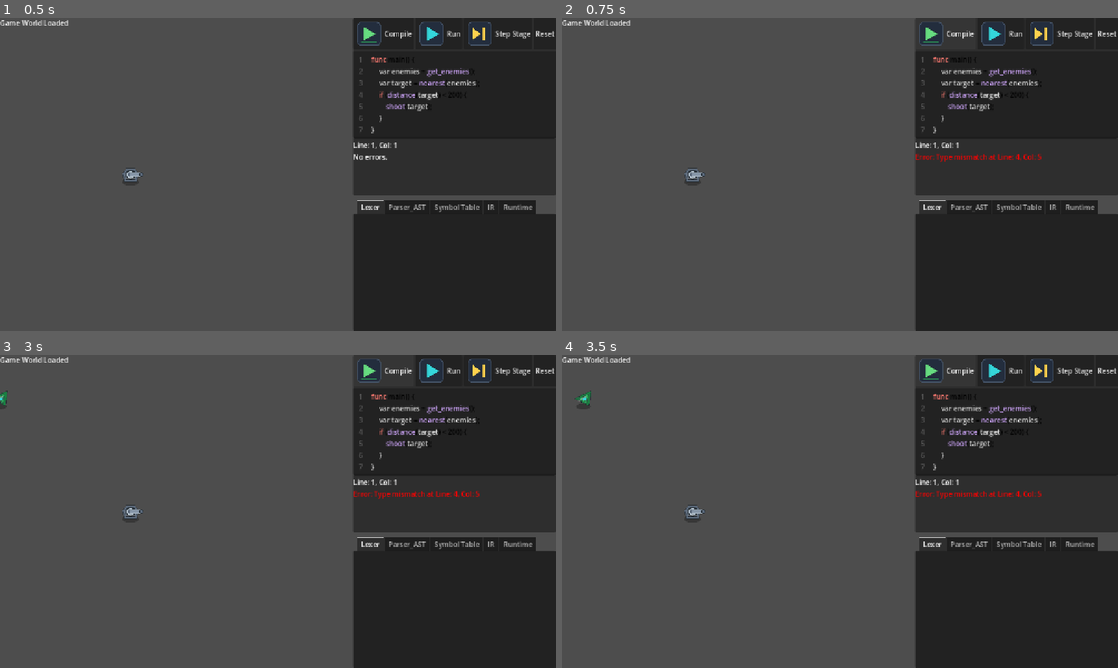
Above: before the commit, frames 1-4 (two rows, left to right).
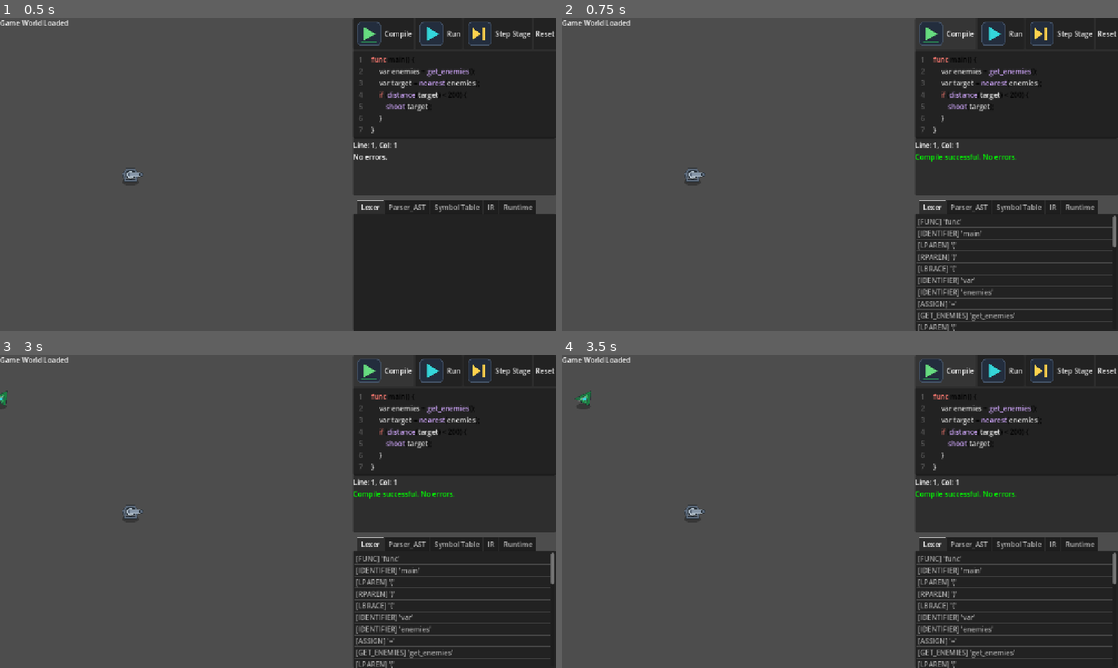
Above: after the commit, the same moments.

Repository: abdullahazharkhan/turret-script
Game: Godot game, scene res://scenes/main.tscn
Same seed, same stepped clock (60 frames per second), same inputs: the game is played once before the commit and once after it. Before the commit the project starts from res://scenes/entities/turret.tscn.
Inputs:
- Up to frame 1 (0.5 s): no input
- Up to frame 2 (0.75 s): click "Compile" at 0.5 s
- Up to frame 3 (3 s): click "Run" at 1.25 s; click "Step Stage" at 2 s; click "Compile" at 2.75 s
- Up to frame 4 (3.5 s): no input

Frame 1 is identical in both runs. In frame 2, 2.4% of the frame differs, in the area x 63-100%, y 43-100%; in frame 3, 2.4%; in frame 4, 2.4%.

Commit message:
Lexer stage

Diff:
--- a/project.godot
+++ b/project.godot
@@ -11,7 +11,7 @@
 [application]
 
 config/name="TurretScript"
-run/main_scene="uid://d4e5f6g7h8jaj"
+run/main_scene="res://scenes/main.tscn"
 config/features=PackedStringArray("4.6", "Forward Plus")
 config/icon="res://icon.svg"
 
@@ -29,4 +29,3 @@
 [rendering]
 
 rendering_device/driver.windows="d3d12"
-run/main_scene="res://scenes/main.tscn"
--- a/scenes/entities/enemy.tscn
+++ b/scenes/entities/enemy.tscn
@@ -1,7 +1,7 @@
-[gd_scene load_steps=4 format=3 uid="uid://d3j5kl2mn4op"]
+[gd_scene load_steps=4 format=3]
 
 [ext_resource type="Script" path="res://scripts/entities/enemy.gd" id="1_enemy"]
-[ext_resource type="Texture2D" uid="uid://enemy_scout" path="res://assets/sprites/enemies/enemy_scout.png" id="2_esprite"]
+[ext_resource type="Texture2D" path="res://assets/sprites/enemies/enemy_scout.png" id="2_esprite"]
 
 [sub_resource type="CircleShape2D" id="CircleShape2D_enm"]
 radius = 16.0
--- a/scenes/entities/projectile.tscn
+++ b/scenes/entities/projectile.tscn
@@ -1,7 +1,7 @@
-[gd_scene load_steps=4 format=3 uid="uid://e4k6lm3no5pq"]
+[gd_scene load_steps=4 format=3]
 
 [ext_resource type="Script" path="res://scripts/entities/projectile.gd" id="1_proj"]
-[ext_resource type="Texture2D" uid="uid://proj_basic" path="res://assets/sprites/projectiles/basic.png" id="2_psprite"]
+[ext_resource type="Texture2D" path="res://assets/sprites/projectiles/basic.png" id="2_psprite"]
 
 [sub_resource type="CircleShape2D" id="CircleShape2D_proj"]
 radius = 8.0
--- a/scenes/entities/turret.tscn
+++ b/scenes/entities/turret.tscn
@@ -1,8 +1,8 @@
-[gd_scene load_steps=4 format=3 uid="uid://f5l7mn4op6qr"]
+[gd_scene load_steps=4 format=3]
 
 [ext_resource type="Script" path="res://scripts/entities/turret.gd" id="1_turr"]
-[ext_resource type="Texture2D" uid="uid://turret_base" path="res://assets/sprites/turrets/turret_base.png" id="2_tbase"]
-[ext_resource type="Texture2D" uid="uid://turret_barrel" path="res://assets/sprites/turrets/turret_barrel.png" id="3_tbarr"]
+[ext_resource type="Texture2D" path="res://assets/sprites/turrets/turret_base.png" id="2_tbase"]
+[ext_resource type="Texture2D" path="res://assets/sprites/turrets/turret_barrel.png" id="3_tbarr"]
 
 [node name="Turret" type="Node2D"]
 script = ExtResource("1_turr")
--- a/scenes/game_world.tscn
+++ b/scenes/game_world.tscn
@@ -1,7 +1,7 @@
-[gd_scene load_steps=4 format=3 uid="uid://bd38h0c5fyy1c"]
+[gd_scene load_steps=4 format=3]
 
 [ext_resource type="Script" path="res://scripts/game_world.gd" id="1_gw"]
-[ext_resource type="PackedScene" uid="uid://f5l7mn4op6qr" path="res://scenes/entities/turret.tscn" id="2_turr"]
+[ext_resource type="PackedScene" path="res://scenes/entities/turret.tscn" id="2_turr"]
 
 [sub_resource type="Curve2D" id="Curve2D_gw"]
 _data = {
--- a/scenes/main.tscn
+++ b/scenes/main.tscn
@@ -1,10 +1,13 @@
-[gd_scene load_steps=4 format=3 uid="uid://d4e5f6g7h8i9j"]
+[gd_scene load_steps=4 format=3]
 
-[ext_resource type="PackedScene" uid="uid://bd38h0c5fyy1c" path="res://scenes/game_world.tscn" id="1_kw4c5"]
-[ext_resource type="PackedScene" uid="uid://cw2s7b1j3w6xx" path="res://scenes/ui/ide_panel.tscn" id="2_djdhe"]
-[ext_resource type="PackedScene" uid="uid://xcy3f2h0a7dd" path="res://scenes/ui/compiler_pipeline_panel.tscn" id="3_oe9fd"]
+[ext_resource type="PackedScene" path="res://scenes/game_world.tscn" id="1_kw4c5"]
+[ext_resource type="PackedScene" path="res://scenes/ui/ide_panel.tscn" id="2_djdhe"]
+[ext_resource type="PackedScene" path="res://scenes/ui/compiler_pipeline_panel.tscn" id="3_oe9fd"]
+
+[ext_resource type="Script" path="res://scripts/main.gd" id="1_main"]
 
 [node name="Main" type="Node"]
+script = ExtResource("1_main")
 
 [node name="GameWorld" parent="." instance=ExtResource("1_kw4c5")]
 
--- a/scenes/ui/compiler_pipeline_panel.tscn
+++ b/scenes/ui/compiler_pipeline_panel.tscn
@@ -1,4 +1,4 @@
-[gd_scene format=3 uid="uid://xcy3f2h0a7dd"]
+[gd_scene format=3]
 
 [node name="CompilerPipelinePanel" type="TabContainer"]
 anchors_preset = 15
--- a/scenes/ui/ide_panel.tscn
+++ b/scenes/ui/ide_panel.tscn
@@ -1,9 +1,9 @@
-[gd_scene load_steps=5 format=3 uid="uid://cw2s7b1j3w6xx"]
+[gd_scene load_steps=5 format=3]
 
 [ext_resource type="Script" path="res://scripts/ui/ide_panel.gd" id="1_a2b3c"]
-[ext_resource type="Texture2D" uid="uid://icon_compile" path="res://assets/ui/icons/icon_compile.png" id="2_icomp"]
-[ext_resource type="Texture2D" uid="uid://icon_run" path="res://assets/ui/icons/icon_run.png" id="3_irun"]
-[ext_resource type="Texture2D" uid="uid://icon_step" path="res://assets/ui/icons/icon_step.png" id="4_istep"]
+[ext_resource type="Texture2D" path="res://assets/ui/icons/icon_compile.png" id="2_icomp"]
+[ext_resource type="Texture2D" path="res://assets/ui/icons/icon_run.png" id="3_irun"]
+[ext_resource type="Texture2D" path="res://assets/ui/icons/icon_step.png" id="4_istep"]
 
 [node name="IDEPanel" type="PanelContainer"]
 anchors_preset = 15
--- /dev/null
+++ b/scripts/compiler/compiler.gd
@@ -0,0 +1,20 @@
+# Compiler — orchestrates the pipeline stages
+extends RefCounted
+
+const LexerScript = preload("res://scripts/compiler/lexer.gd")
+const ResultScript = preload("res://scripts/compiler/data/compiler_result.gd")
+
+var lexer
+
+func _init():
+	lexer = LexerScript.new()
+
+func compile(source: String):
+	var result = ResultScript.new()
+	var tokens = lexer.tokenize(source)
+
+	result.tokens = tokens
+	result.diagnostics = lexer.diagnostics
+	result.success = result.diagnostics.size() == 0
+
+	return result
--- /dev/null
+++ b/scripts/compiler/data/compiler_result.gd
@@ -0,0 +1,6 @@
+# CompilerResult — no class_name to avoid resolver chains
+extends RefCounted
+
+var success: bool = false
+var tokens: Array = []
+var diagnostics: Array = []
--- /dev/null
+++ b/scripts/compiler/data/diagnostic.gd
@@ -0,0 +1,19 @@
+# Diagnostic — no class_name to avoid resolver chains
+extends RefCounted
+
+const LVL_INFO = 0
+const LVL_WARN = 1
+const LVL_ERROR = 2
+
+var level: int
+var message: String
+var span # SourceSpan instance
+
+func _init(l: int, msg: String, s):
+	level = l
+	message = msg
+	span = s
+
+func as_string() -> String:
+	var prefix = "Error" if level == LVL_ERROR else ("Warn" if level == LVL_WARN else "Info")
+	return "%s: %s at %s" % [prefix, message, span.as_string()]
--- /dev/null
+++ b/scripts/compiler/data/source_span.gd
@@ -0,0 +1,16 @@
+# SourceSpan — no class_name to avoid resolver chains
+extends RefCounted
+
+var line: int
+var column: int
+var start_index: int
+var end_index: int
+
+func _init(l: int, c: int, start: int, end_idx: int):
+	line = l
+	column = c
+	start_index = start
+	end_index = end_idx
+
+func as_string() -> String:
+	return "L%d:C%d" % [line, column]
--- /dev/null
+++ b/scripts/compiler/data/token.gd
@@ -0,0 +1,18 @@
+# Token — no class_name to avoid resolver chains
+extends RefCounted
+
+const TT = preload("res://scripts/compiler/data/token_type.gd")
+
+var type: int
+var lexeme: String
+var literal: Variant
+var span # SourceSpan instance
+
+func _init(t: int, lex: String, lit: Variant, s):
+	type = t
+	lexeme = lex
+	literal = lit
+	span = s
+
+func as_string() -> String:
+	return "[%s] '%s'" % [TT.token_name(type), lexeme]
--- /dev/null
+++ b/scripts/compiler/data/token_type.gd
@@ -0,0 +1,80 @@
+# Token type constants — no class_name, loaded via preload()
+# This avoids Godot 4 class resolver issues with enums inside class_name scripts.
+
+const TK_EOF = 0
+const TK_ERROR = 1
+const TK_IDENTIFIER = 2
+const TK_INT_LITERAL = 3
+const TK_STRING_LITERAL = 4
+const TK_BOOL_LITERAL = 5
+
+const TK_IF = 10
+const TK_ELSE = 11
+const TK_WHILE = 12
+const TK_FOR = 13
+const TK_FUNC = 14
+const TK_RETURN = 15
+const TK_ENEMY = 16
+const TK_IN = 17
+
+const TK_TYPE_INT = 20
+const TK_TYPE_BOOL = 21
+const TK_TYPE_STRING = 22
+const TK_TYPE_ENEMY = 23
+const TK_TYPE_VOID = 24
+
+const TK_GET_ENEMIES = 30
+const TK_NEAREST = 31
+const TK_DISTANCE = 32
+const TK_SHOOT = 33
+const TK_RELOAD = 34
+
+const TK_LPAREN = 40
+const TK_RPAREN = 41
+const TK_LBRACE = 42
+const TK_RBRACE = 43
+const TK_COMMA = 44
+const TK_SEMICOLON = 45
+
+const TK_ASSIGN = 50
+const TK_PLUS = 51
+const TK_MINUS = 52
+const TK_STAR = 53
+const TK_SLASH = 54
+
+const TK_EQ = 60
+const TK_NEQ = 61
+const TK_LT = 62
+const TK_LTE = 63
+const TK_GT = 64
+const TK_GTE = 65
+const TK_AND = 66
+const TK_OR = 67
+const TK_NOT = 68
+const TK_ARROW = 69
+
+const _NAMES = {
+	TK_EOF: "EOF", TK_ERROR: "ERROR", TK_IDENTIFIER: "IDENTIFIER",
+	TK_INT_LITERAL: "INT_LITERAL", TK_STRING_LITERAL: "STRING_LITERAL",
+	TK_BOOL_LITERAL: "BOOL_LITERAL",
+	TK_IF: "IF", TK_ELSE: "ELSE", TK_WHILE: "WHILE", TK_FOR: "FOR",
+	TK_FUNC: "FUNC", TK_RETURN: "RETURN", TK_ENEMY: "ENEMY", TK_IN: "IN",
+	TK_TYPE_INT: "TYPE_INT", TK_TYPE_BOOL: "TYPE_BOOL",
+	TK_TYPE_STRING: "TYPE_STRING", TK_TYPE_ENEMY: "TYPE_ENEMY",
+	TK_TYPE_VOID: "TYPE_VOID",
+	TK_GET_ENEMIES: "GET_ENEMIES", TK_NEAREST: "NEAREST",
+	TK_DISTANCE: "DISTANCE", TK_SHOOT: "SHOOT", TK_RELOAD: "RELOAD",
+	TK_LPAREN: "LPAREN", TK_RPAREN: "RPAREN",
+	TK_LBRACE: "LBRACE", TK_RBRACE: "RBRACE",
+	TK_COMMA: "COMMA", TK_SEMICOLON: "SEMICOLON",
+	TK_ASSIGN: "ASSIGN", TK_PLUS: "PLUS", TK_MINUS: "MINUS",
+	TK_STAR: "STAR", TK_SLASH: "SLASH",
+	TK_EQ: "EQ", TK_NEQ: "NEQ", TK_LT: "LT", TK_LTE: "LTE",
+	TK_GT: "GT", TK_GTE: "GTE", TK_AND: "AND", TK_OR: "OR",
+	TK_NOT: "NOT", TK_ARROW: "ARROW",
+}
+
+static func token_name(type: int) -> String:
+	if _NAMES.has(type):
+		return _NAMES[type]
+	return "UNKNOWN(%d)" % type
--- /dev/null
+++ b/scripts/compiler/lexer.gd
@@ -0,0 +1,203 @@
+# Lexer — no class_name to avoid resolver chains
+extends RefCounted
+
+const TT = preload("res://scripts/compiler/data/token_type.gd")
+const TokenScript = preload("res://scripts/compiler/data/token.gd")
+const SpanScript = preload("res://scripts/compiler/data/source_span.gd")
+const DiagScript = preload("res://scripts/compiler/data/diagnostic.gd")
+
+var _source: String = ""
+var _start: int = 0
+var _current: int = 0
+var _line: int = 1
+var _column: int = 1
+var _start_col: int = 1
+
+var tokens: Array = []
+var diagnostics: Array = []
+var keywords: Dictionary = {}
+
+func _init():
+	keywords = {
+		"if": TT.TK_IF, "else": TT.TK_ELSE,
+		"while": TT.TK_WHILE, "for": TT.TK_FOR,
+		"func": TT.TK_FUNC, "return": TT.TK_RETURN,
+		"enemy": TT.TK_ENEMY, "in": TT.TK_IN,
+		"int": TT.TK_TYPE_INT, "bool": TT.TK_TYPE_BOOL,
+		"string": TT.TK_TYPE_STRING, "void": TT.TK_TYPE_VOID,
+		"get_enemies": TT.TK_GET_ENEMIES, "nearest": TT.TK_NEAREST,
+		"distance": TT.TK_DISTANCE, "shoot": TT.TK_SHOOT,
+		"reload": TT.TK_RELOAD
+	}
+
+func tokenize(source: String) -> Array:
+	_source = source
+	_start = 0
+	_current = 0
+	_line = 1
+	_column = 1
+	tokens.clear()
+	diagnostics.clear()
+
+	while not _is_at_end():
+		_start = _current
+		_start_col = _column
+		_scan_token()
+
+	tokens.append(TokenScript.new(TT.TK_EOF, "", null, SpanScript.new(_line, _column, _current, _current)))
+	return tokens
+
+func _is_at_end() -> bool:
+	return _current >= _source.length()
+
+func _advance() -> String:
+	var c = _source[_current]
+	_current += 1
+	_column += 1
+	return c
+
+func _peek() -> String:
+	if _is_at_end():
+		return ""
+	return _source[_current]
+
+func _peek_next() -> String:
+	if _current + 1 >= _source.length():
+		return ""
+	return _source[_current + 1]
+
+func _match(expected: String) -> bool:
+	if _is_at_end() or _source[_current] != expected:
+		return false
+	_current += 1
+	_column += 1
+	return true
+
+func _add_token(type: int, literal: Variant = null):
+	var text = _source.substr(_start, _current - _start)
+	var span = SpanScript.new(_line, _start_col, _start, _current)
+	tokens.append(TokenScript.new(type, text, literal, span))
+
+func _report_error(msg: String):
+	var span = SpanScript.new(_line, _start_col, _start, _current)
+	diagnostics.append(DiagScript.new(DiagScript.LVL_ERROR, msg, span))
+
+func _scan_token():
+	var c = _advance()
+	match c:
+		" ", "\r", "\t":
+			pass
+		"\n":
+			_line += 1
+			_column = 1
+		"(":
+			_add_token(TT.TK_LPAREN)
+		")":
+			_add_token(TT.TK_RPAREN)
+		"{":
+			_add_token(TT.TK_LBRACE)
+		"}":
+			_add_token(TT.TK_RBRACE)
+		",":
+			_add_token(TT.TK_COMMA)
+		";":
+			_add_token(TT.TK_SEMICOLON)
+		"+":
+			_add_token(TT.TK_PLUS)
+		"-":
+			if _match(">"):
+				_add_token(TT.TK_ARROW)
+			else:
+				_add_token(TT.TK_MINUS)
+		"*":
+			_add_token(TT.TK_STAR)
+		"/":
+			if _match("/"):
+				while _peek() != "\n" and not _is_at_end():
+					_advance()
+			else:
+				_add_token(TT.TK_SLASH)
+		"=":
+			if _match("="):
+				_add_token(TT.TK_EQ)
+			else:
+				_add_token(TT.TK_ASSIGN)
+		"!":
+			if _match("="):
+				_add_token(TT.TK_NEQ)
+			else:
+				_add_token(TT.TK_NOT)
+		"<":
+			if _match("="):
+				_add_token(TT.TK_LTE)
+			else:
+				_add_token(TT.TK_LT)
+		">":
+			if _match("="):
+				_add_token(TT.TK_GTE)
+			else:
+				_add_token(TT.TK_GT)
+		"&":
+			if _match("&"):
+				_add_token(TT.TK_AND)
+			else:
+				_report_error("Unexpected character '&'. Did you mean '&&'?")
+		"|":
+			if _match("|"):
+				_add_token(TT.TK_OR)
+			else:
+				_report_error("Unexpected character '|'. Did you mean '||'?")
+		"\"":
+			_string()
+		_:
+			if _is_digit(c):
+				_number()
+			elif _is_alpha(c):
+				_identifier()
+			else:
+				_report_error("Unexpected character '%s'." % c)
+
+func _is_digit(c: String) -> bool:
+	return c >= "0" and c <= "9"
+
+func _is_alpha(c: String) -> bool:
+	return (c >= "a" and c <= "z") or (c >= "A" and c <= "Z") or c == "_"
+
+func _is_alphanumeric(c: String) -> bool:
+	return _is_alpha(c) or _is_digit(c)
+
+func _string():
+	while _peek() != "\"" and not _is_at_end():
+		if _peek() == "\n":
+			_line += 1
+			_column = 1
+		_advance()
+
+	if _is_at_end():
+		_report_error("Unterminated string.")
+		return
+
+	_advance() # closing quote
+	var value = _source.substr(_start + 1, _current - _start - 2)
+	_add_token(TT.TK_STRING_LITERAL, value)
+
+func _number():
+	while _is_digit(_peek()):
+		_advance()
+
+	var value_str = _source.substr(_start, _current - _start)
+	_add_token(TT.TK_INT_LITERAL, int(value_str))
+
+func _identifier():
+	while _is_alphanumeric(_peek()):
+		_advance()
+
+	var text = _source.substr(_start, _current - _start)
+	if text == "true":
+		_add_token(TT.TK_BOOL_LITERAL, true)
+	elif text == "false":
+		_add_token(TT.TK_BOOL_LITERAL, false)
+	elif keywords.has(text):
+		_add_token(keywords[text])
+	else:
+		_add_token(TT.TK_IDENTIFIER, text)
--- /dev/null
+++ b/scripts/main.gd
@@ -0,0 +1,25 @@
+extends Node
+
+const CompilerScript = preload("res://scripts/compiler/compiler.gd")
+const DiagScript = preload("res://scripts/compiler/data/diagnostic.gd")
+
+@onready var ide_panel = $CanvasLayer/HSplitContainer/UIVSplit/IDEPanel
+@onready var pipeline_panel = $CanvasLayer/HSplitContainer/UIVSplit/CompilerPipelinePanel
+@onready var game_world = $GameWorld
+
+var compiler
+
+func _ready():
+	compiler = CompilerScript.new()
+	ide_panel.compile_requested.connect(_on_compile_requested)
+
+func _on_compile_requested(source: String):
+	var result = compiler.compile(source)
+	ide_panel.show_diagnostics(result.diagnostics)
+	_update_pipeline_ui(result)
+
+func _update_pipeline_ui(result):
+	var lexer_list = pipeline_panel.get_node("Lexer") as ItemList
+	lexer_list.clear()
+	for token in result.tokens:
+		lexer_list.add_item(token.as_string())
--- a/scripts/ui/ide_panel.gd
+++ b/scripts/ui/ide_panel.gd
@@ -1,4 +1,8 @@
 extends PanelContainer
+
+signal compile_requested(source_code)
+
+const DiagScript = preload("res://scripts/compiler/data/diagnostic.gd")
 
 @onready var compile_btn = $VBoxContainer/Toolbar/CompileButton
 @onready var run_btn = $VBoxContainer/Toolbar/RunButton
@@ -48,7 +52,7 @@
 
 func _on_compile_pressed():
 	print("Compile button pressed")
-	_show_test_diagnostic()
+	compile_requested.emit(editor.text)
 
 func _on_run_pressed():
 	print("Run button pressed")
@@ -59,5 +63,11 @@
 func _on_reset_pressed():
 	print("Reset button pressed")
 
-func _show_test_diagnostic():
-	diagnostics.text = "[color=red]Error: Type mismatch at Line: 4, Col: 5[/color]"
+func show_diagnostics(diagnostics_list: Array):
+	if diagnostics_list.is_empty():
+		diagnostics.text = "[color=green]Compile successful. No errors.[/color]"
+	else:
+		diagnostics.text = ""
+		for d in diagnostics_list:
+			var color = "red" if d.level == DiagScript.LVL_ERROR else "orange"
+			diagnostics.text += "[color=%s]%s[/color]\n" % [color, d.as_string()]
--- /dev/null
+++ b/tests/compiler/test_lexer.gd
@@ -0,0 +1,33 @@
+extends SceneTree
+
+const LexerScript = preload("res://scripts/compiler/lexer.gd")
+const TT = preload("res://scripts/compiler/data/token_type.gd")
+
+func _init():
+	print("Running Lexer tests...")
+	var lexer = LexerScript.new()
+
+	# Test 1: Basic variable declaration
+	var tokens = lexer.tokenize("int ammo = 10;")
+	assert(tokens.size() == 6, "Expected 6 tokens, got %d" % tokens.size()) # int, ammo, =, 10, ;, EOF
+	assert(tokens[0].type == TT.TK_TYPE_INT, "Expected TYPE_INT")
+	assert(tokens[1].type == TT.TK_IDENTIFIER, "Expected IDENTIFIER")
+	assert(tokens[1].lexeme == "ammo", "Expected 'ammo'")
+	assert(tokens[2].type == TT.TK_ASSIGN, "Expected ASSIGN")
+	assert(tokens[3].type == TT.TK_INT_LITERAL, "Expected INT_LITERAL")
+	assert(tokens[3].literal == 10, "Expected literal 10")
+	assert(tokens[4].type == TT.TK_SEMICOLON, "Expected SEMICOLON")
+	assert(lexer.diagnostics.is_empty(), "Expected no diagnostics")
+
+	# Test 2: Invalid character
+	tokens = lexer.tokenize("int a = 5 $;")
+	assert(lexer.diagnostics.size() == 1, "Expected 1 diagnostic")
+	assert(lexer.diagnostics[0].message.contains("Unexpected character '$'"), "Expected '$' error")
+
+	# Test 3: Unterminated string
+	tokens = lexer.tokenize("string s = \"hello")
+	assert(lexer.diagnostics.size() == 1, "Expected 1 diagnostic")
+	assert(lexer.diagnostics[0].message.contains("Unterminated string"), "Expected unterminated string error")
+
+	print("All Lexer tests passed!")
+	quit()
Not shown, added: scripts/compiler/compiler.gd.uid
Not shown, added: scripts/compiler/data/compiler_result.gd.uid
Not shown, added: scripts/compiler/data/diagnostic.gd.uid
Not shown, added: scripts/compiler/data/source_span.gd.uid
Not shown, added: scripts/compiler/data/token.gd.uid
Not shown, added: scripts/compiler/data/token_type.gd.uid
Not shown, added: scripts/compiler/lexer.gd.uid
Not shown, added: scripts/main.gd.uid
Not shown, added: tests/compiler/test_lexer.gd.uid
